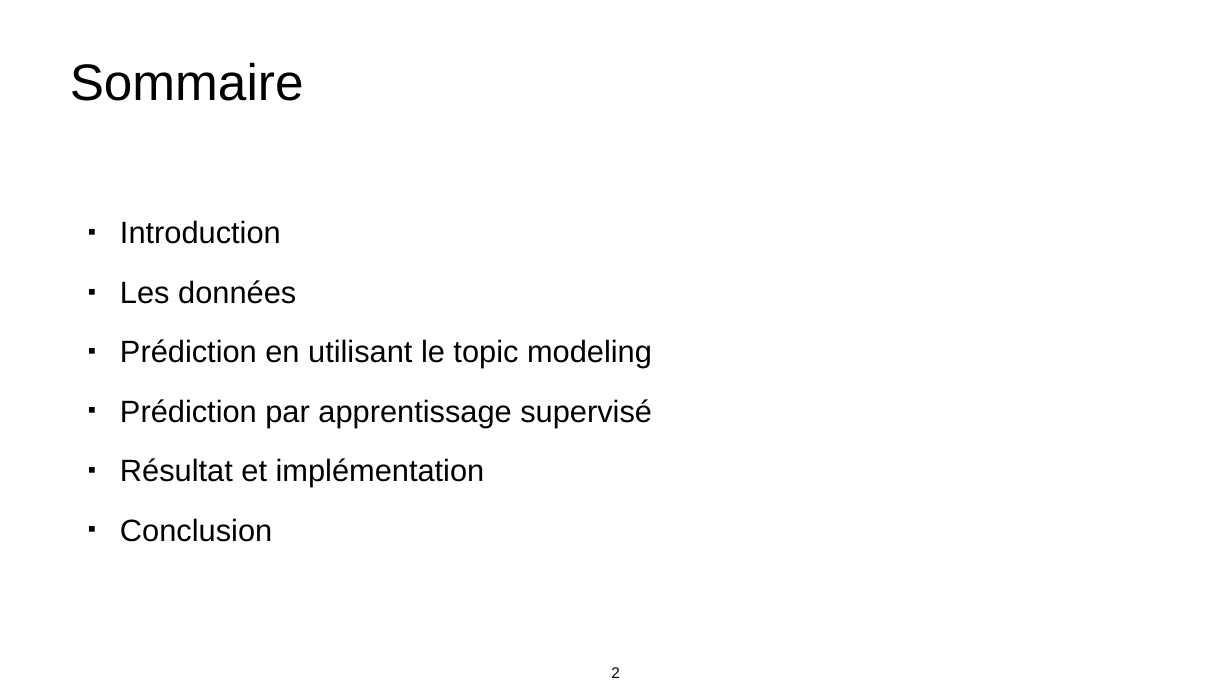
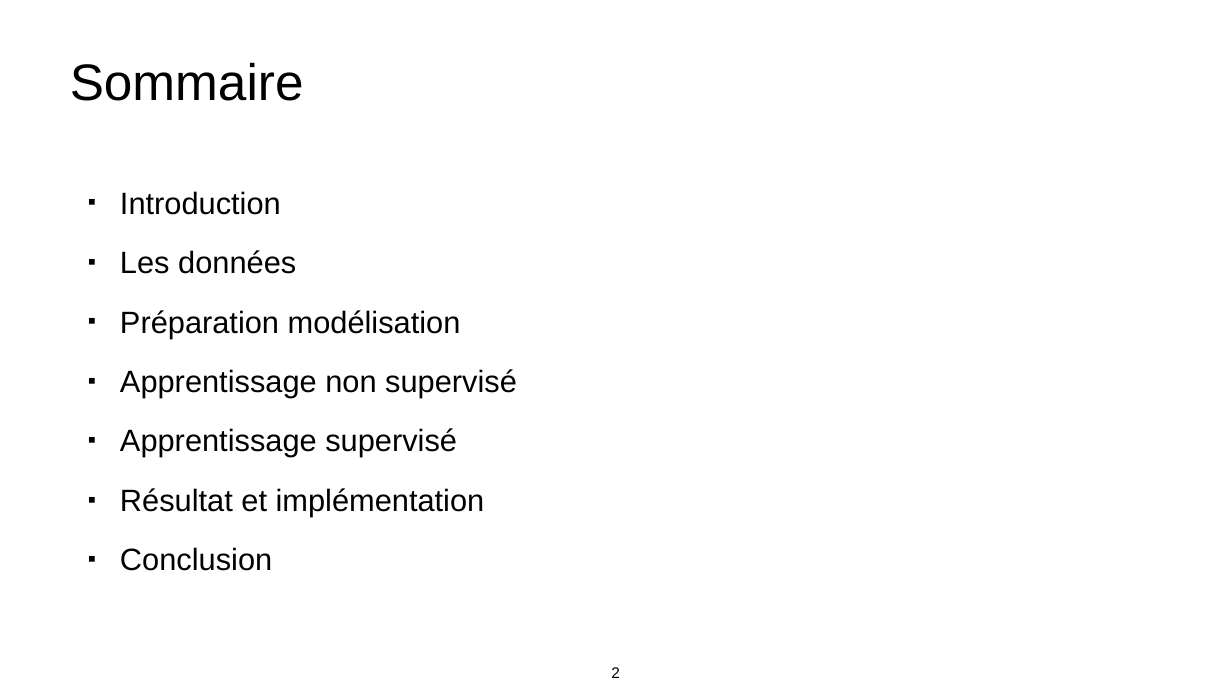
Before and after one commit to makboulhoussen/projet6, a slide deck: slide 2 of rapport/DS-Projet6-AzimM.pptx. Drawn at 1232x693 pixels with LibreOffice and Linux fonts; fonts in the diff are those of the drawing. Boxes give left, top, right and bottom in pixels: in the first picture for what was removed or moved away, otherwise in the second. Text is boxed around its words. In the diff, an @@ line names an element or a change of style, - is before the commit and + after.

```diff
--- a/rapport/DS-Projet6-AzimM.pptx
+++ b/rapport/DS-Projet6-AzimM.pptx
@@ text at (120, 310, 517, 457): text changed @@
-▪ Prédiction en utilisant le topic modeling
-▪ Prédiction par apprentissage supervisé
+▪ Préparation modélisation
+▪ Apprentissage non supervisé
+▪ Apprentissage supervisé
```
Also in this commit, not shown: 5 other slides changed, 1 slide added, 1 other file.
